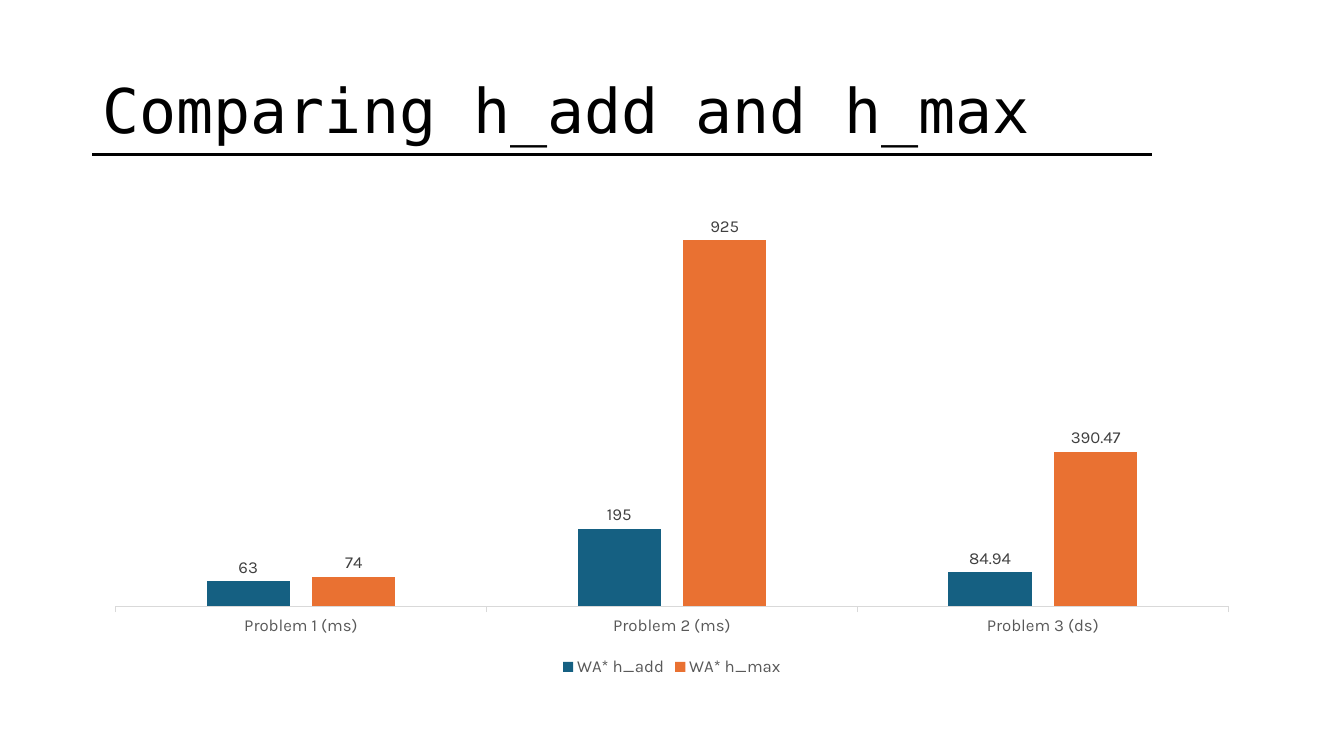
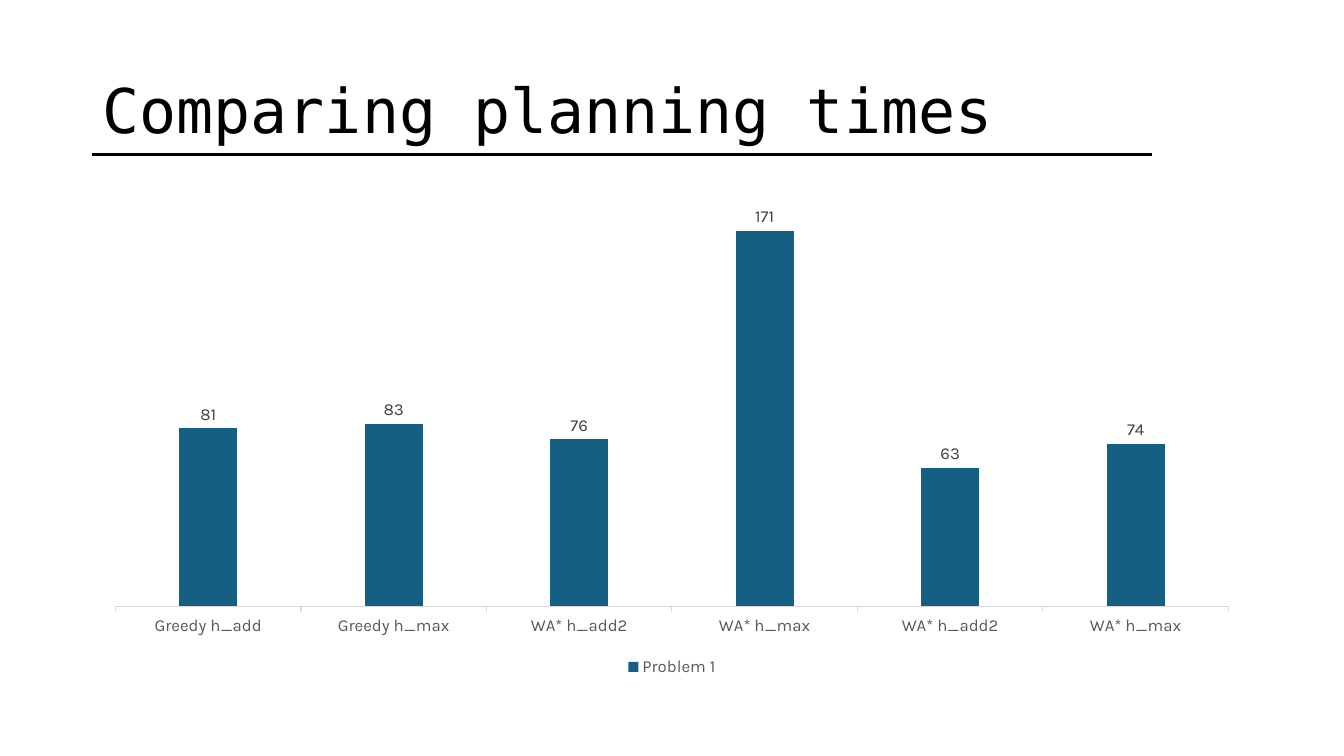
Before and after one commit to serenaragaglia/taxi_planning, a slide deck: slide 11 of documents/planning.pptx. Drawn at 1344x756 pixels with LibreOffice and Linux fonts; fonts in the diff are those of the drawing. Boxes give left, top, right and bottom in pixels: in the first picture for what was removed or moved away, otherwise in the second. Text is boxed around its words. In the diff, an @@ line names an element or a change of style, - is before the commit and + after.

Commit message:
ppt update

```diff
--- a/documents/planning.pptx
+++ b/documents/planning.pptx
@@ title at bbox=[102, 86, 992, 146]: text changed @@
-Comparing h_add and h_max
+Comparing planning times
@@ column chart at bbox=[93, 202, 1252, 682] @@
-categories: Problem 1 (ms), Problem 2 (ms), Problem 3 (ds)
+categories: Greedy h_add, Greedy h_max, WA* h_add2, WA* h_max, WA* h_add2, WA* h_max
-WA* h_add: 63, 195, 84.94
+Problem 1: 81, 83, 76, 171, 63, 74
-WA* h_max: 74, 925, 390.47
```
Also in this commit, not shown: 3 other slides changed, 2 slides added, 1 other file.
